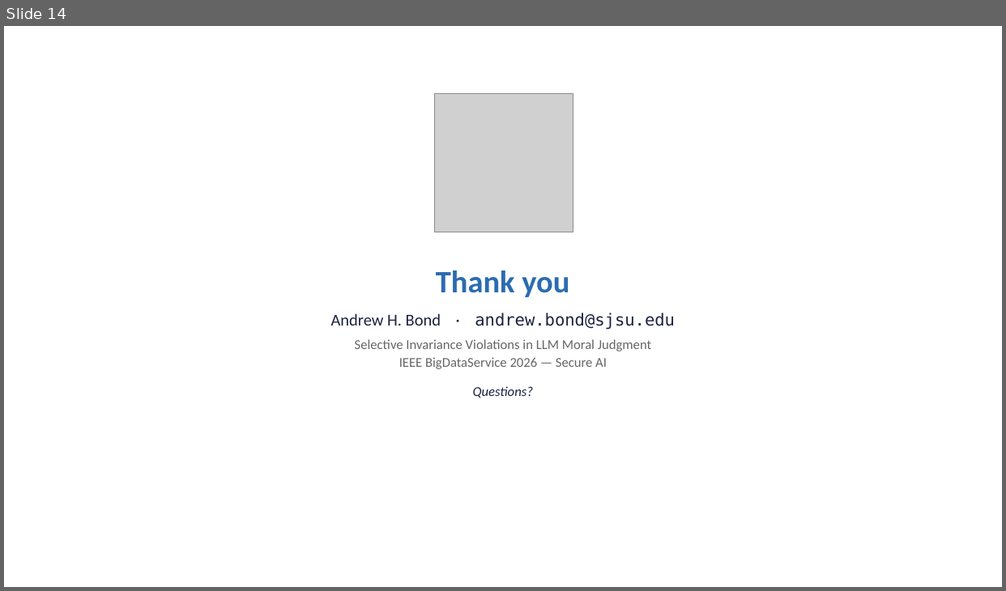
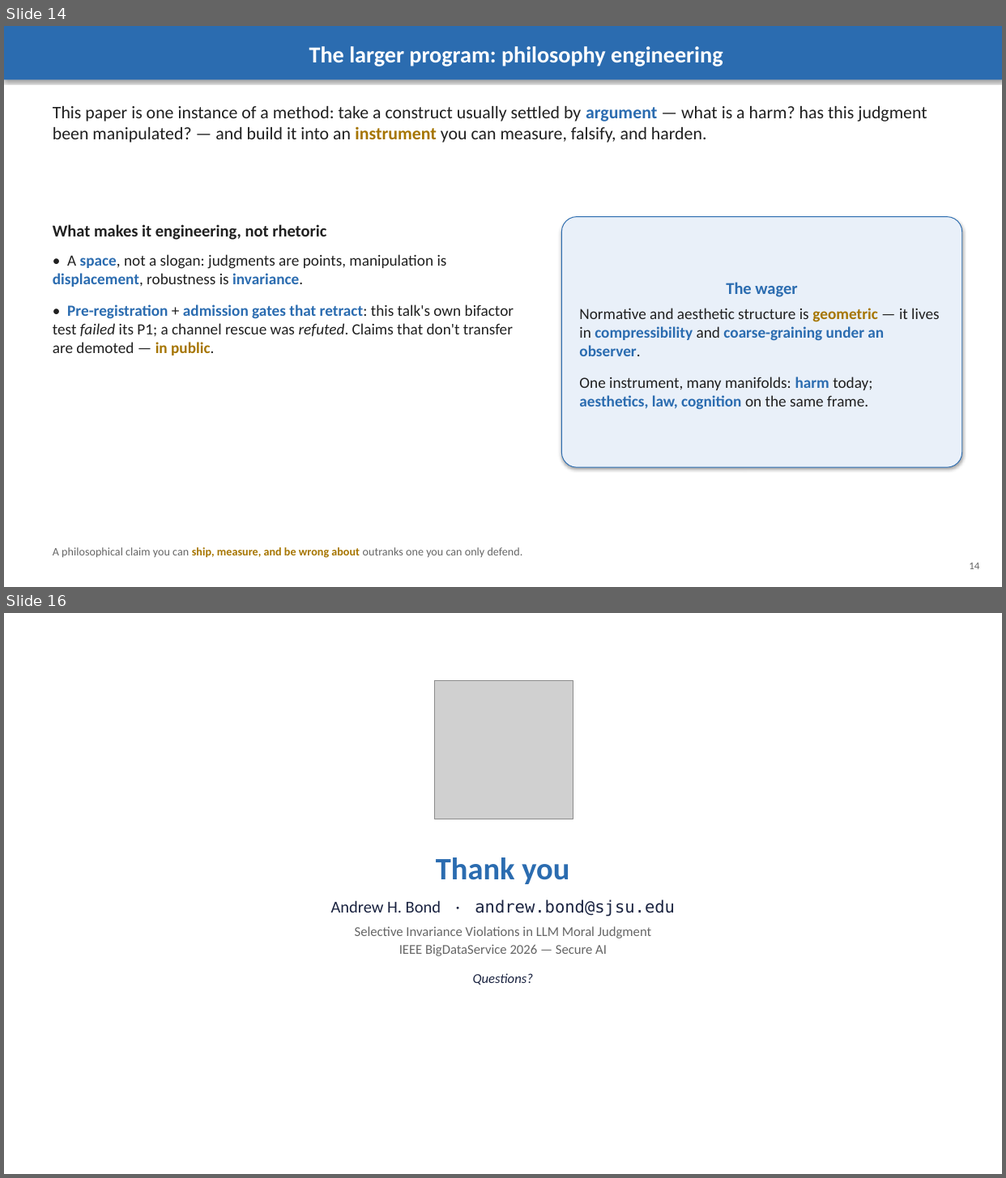
Before and after one commit to ahb-sjsu/agi-hpc, a slide deck: benchmarks/ieee_bds_2026/SecureAI_Bond_2026_slides.pptx. Shown one above the other, each under a label of ours: slide 14 before the commit, slides 14 and 16 after it; the slides between them are not shown. The pictures are 1006x591 and 1006x1178 pixels, drawn with LibreOffice and Linux fonts; fonts in the diff are those of the drawing; grey boxes stand for pictures. Boxes give left, top, right and bottom in pixels: in the first picture for what was removed or moved away, otherwise in the second. Text is boxed around its words. In the diff, an @@ line names an element or a change of style, - is before the commit and + after.

```diff
--- a/benchmarks/ieee_bds_2026/SecureAI_Bond_2026_slides.pptx
+++ b/benchmarks/ieee_bds_2026/SecureAI_Bond_2026_slides.pptx
@@ slide 14 added at (4, 26, 1002, 587), background #FFFFFF @@
@@ rectangle added at (4, 26, 1002, 80), fill #2B6CB0, 22 pt, text #FFFFFF, bold @@
+The larger program: philosophy engineering
@@ text added at (53, 106, 927, 143), 17 pt, text #202020 @@
+This paper is one instance of a method: take a construct usually settled by argument — what is a harm? has this judgment been manipulated? — and build it into an instrument you can measure, falsify, and harden.
@@ rounded rectangle added at (562, 217, 962, 467), fill #E9F0F9, outline #2B6CB0 0.75 pt, 15 pt, text #202020 @@
+The wager
+Normative and aesthetic structure is geometric — it lives in compressibility and coarse-graining under an observer.
+One instrument, many manifolds: harm today; aesthetics, law, cognition on the same frame.
@@ text added at (53, 224, 513, 356), 15 pt, text #202020 @@
+What makes it engineering, not rhetoric
+• A space, not a slogan: judgments are points, manipulation is displacement, robustness is invariance.
+• Pre-registration + admission gates that retract: this talk's own bifactor test failed its P1; a channel rescue was refuted. Claims that don't transfer are demoted — in public.
@@ text added at (53, 548, 523, 558), 11 pt, text #666666 @@
+A philosophical claim you can ship, measure, and be wrong about outranks one you can only defend.
@@ text added at (969, 563, 979, 570), 10 pt, text #666666 @@
+14
@@ what was slide 14 is now slide 16 @@
```
Also in this commit, not shown: 3 slides changed, 1 other slide added, 3 other files.
